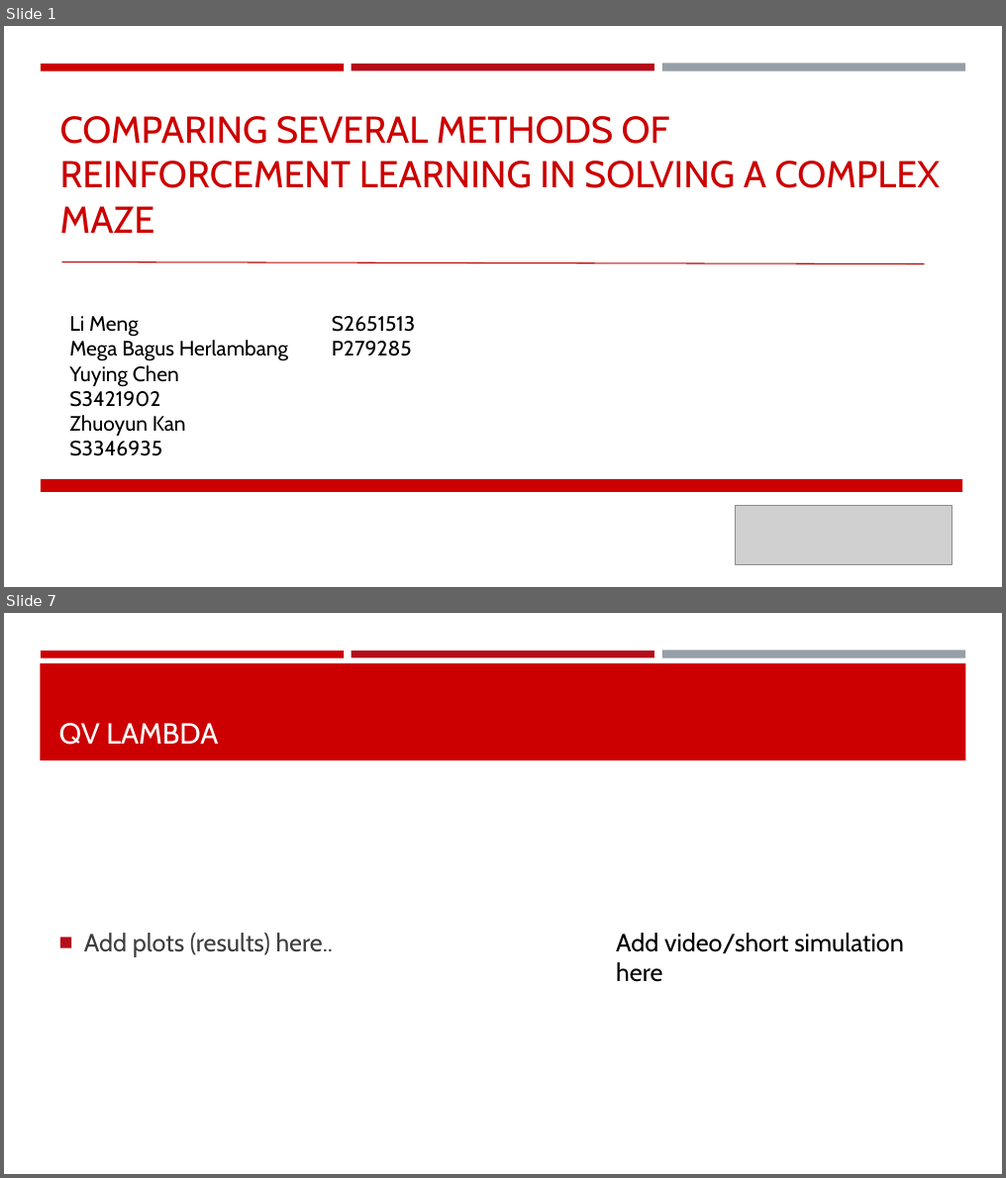
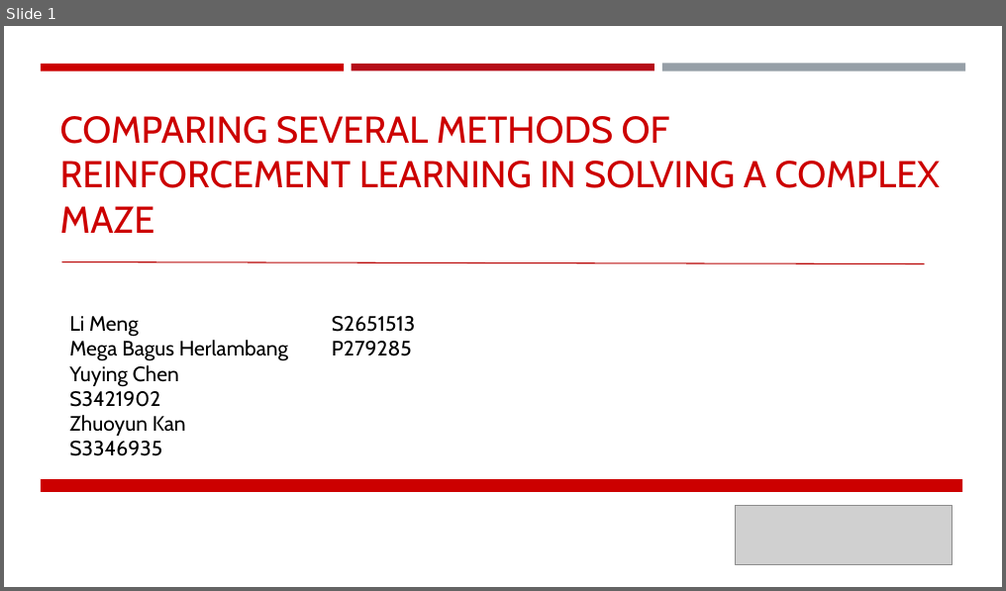
Before and after one commit to mengli11235/MachineLearning_Maze, a slide deck: Group Presentation.pptx. Shown one above the other, each under a label of ours: slides 1 and 7 before the commit, slide 1 after it; the slides between them are not shown. The pictures are 1006x1178 and 1006x591 pixels, drawn with LibreOffice and Linux fonts; fonts in the diff are those of the drawing; grey boxes stand for pictures. Boxes give left, top, right and bottom in pixels: in the first picture for what was removed or moved away, otherwise in the second. Text is boxed around its words. In the diff, an @@ line names an element or a change of style, - is before the commit and + after.

```diff
--- a/Group Presentation.pptx
+++ b/Group Presentation.pptx
@@ slide 7 removed at bbox=[4, 613, 1002, 1174], background #FFFFFF; not listed: 3 template elements that a slide beside it also shows @@
@@ rectangle removed at bbox=[40, 663, 966, 761] @@
@@ title removed at bbox=[59, 723, 218, 745] @@
-QV LAMBDA
@@ text removed at bbox=[84, 933, 333, 958] @@
-■ Add plots (results) here..
@@ text removed at bbox=[616, 933, 904, 982] @@
-Add video/short simulation here
```
Also in this commit, not shown: 5 slides changed, 3 slides added, 2 other slides removed.
